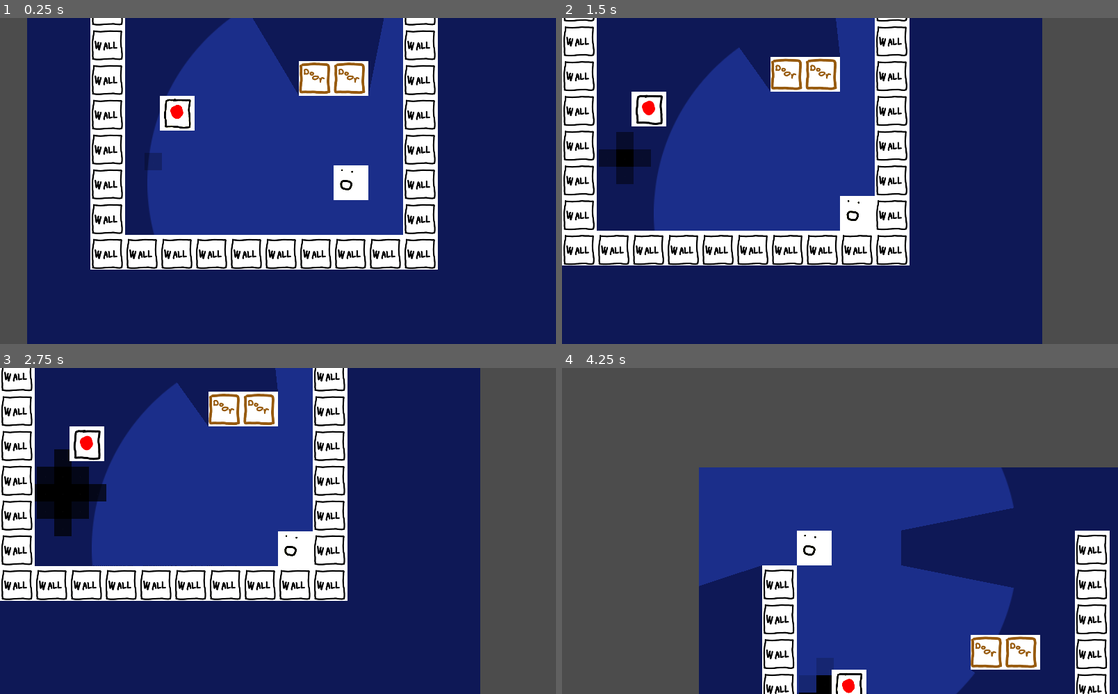
Above: before the commit, frames 1-4 (two rows, left to right).
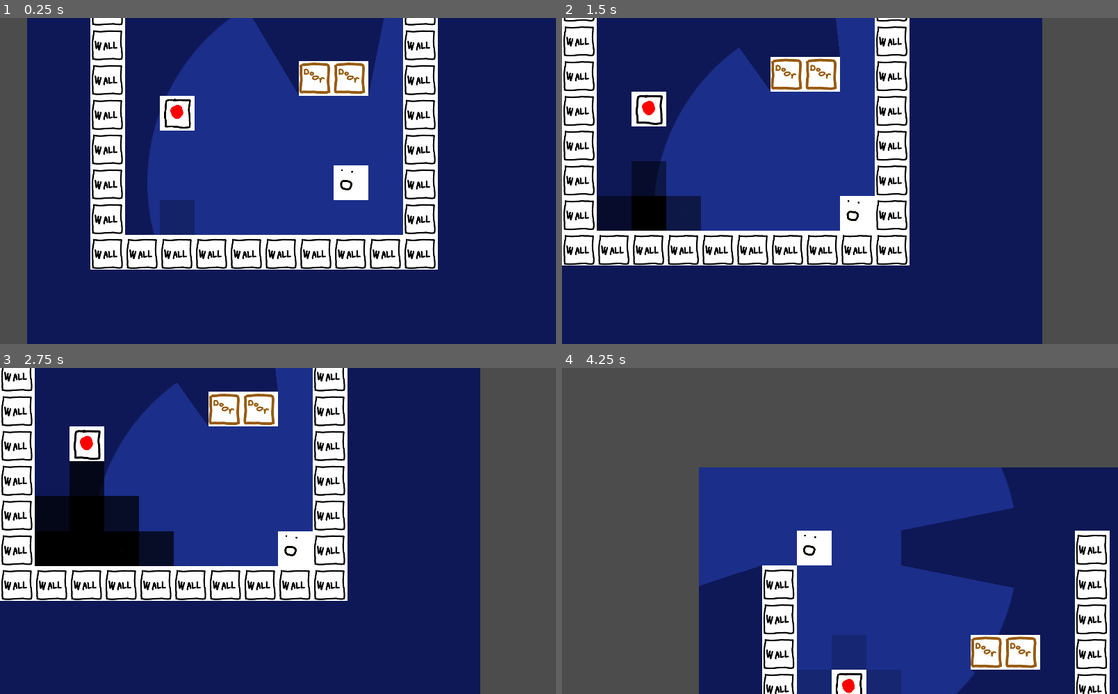
Above: after the commit, the same moments.

Repository: johnfn/LD50
Game: Godot game, scene res://MainScene.tscn
Two runs of this game, one before a commit and one after it. Both use one fixed random seed, a clock stepped at 60 frames per second and the inputs below.
Inputs:
- Up to frame 1 (0.25 s): no input
- Up to frame 2 (1.5 s): hold Right (ui_right) 0.53-1.28 s; tap X (advance_dialog) at 0.6, 1.35 s; hold Down (ui_down) from 1.28 s (still down)
- Up to frame 3 (2.75 s): release Down (ui_down) at 2.03 s; hold Right (ui_right) from 2.03 s (still down); tap X (advance_dialog) at 2.1 s
- Up to frame 4 (4.25 s): release Right (ui_right) at 2.78 s; hold Up (ui_up) 2.78-3.53 s; tap X (advance_dialog) at 2.85, 3.6 s; hold Left (ui_left) from 3.53 s (still down)

The runs differ from the first frame. In frame 1, 0.8% of the frame differs, in the area x 26-35%, y 41-67%; in frame 2, 3.3%; in frame 3, 4.8%, in the area x 6-32%, y 24-61%; in frame 4, 1.5%.

Commit message:
Added physics layer masks

Diff:
--- a/DialogTrigger.tscn
+++ b/DialogTrigger.tscn
@@ -6,6 +6,8 @@
 extents = Vector2( 320, 128 )
 
 [node name="DialogTrigger" type="Area2D"]
+collision_layer = 128
+collision_mask = 0
 script = ExtResource( 1 )
 
 [node name="Bounds" type="CollisionShape2D" parent="."]
--- a/Door.tscn
+++ b/Door.tscn
@@ -19,6 +19,8 @@
 region_rect = Rect2( 128, 0, 128, 128 )
 
 [node name="StaticBody" type="StaticBody2D" parent="."]
+collision_layer = 64
+collision_mask = 0
 
 [node name="CollisionShape" type="CollisionShape2D" parent="StaticBody"]
 position = Vector2( 64, 64 )
--- a/MainScene.tscn
+++ b/MainScene.tscn
@@ -10,7 +10,7 @@
 [ext_resource path="res://SwitchAndDoor.tscn" type="PackedScene" id=8]
 [ext_resource path="res://DialogTrigger.tscn" type="PackedScene" id=9]
 [ext_resource path="res://Dialog.tscn" type="PackedScene" id=10]
-[ext_resource path="res://Assets/PlayerLightCircle.png" type="Texture" id=11]
+[ext_resource path="res://assets/PlayerLightCircle.png" type="Texture" id=11]
 [ext_resource path="res://assets/Background.png" type="Texture" id=12]
 
 [sub_resource type="OccluderPolygon2D" id=1]
@@ -26,7 +26,8 @@
 
 [node name="ShadowSpawner" type="Node2D" parent="."]
 script = ExtResource( 4 )
-grid_offset = Vector2( 200, -300 )
+grid_offset = Vector2( 256, -128 )
+grid_size = 128.0
 
 [node name="Map" type="Node2D" parent="."]
 
--- a/Player.tscn
+++ b/Player.tscn
@@ -7,6 +7,8 @@
 extents = Vector2( 62, 62 )
 
 [node name="Player" type="KinematicBody2D"]
+collision_layer = 2
+collision_mask = 248
 script = ExtResource( 2 )
 
 [node name="Sprite" type="Sprite" parent="."]
--- a/Shadow.tscn
+++ b/Shadow.tscn
@@ -4,7 +4,7 @@
 [ext_resource path="res://scripts/shadow.gd" type="Script" id=2]
 
 [sub_resource type="RectangleShape2D" id=1]
-extents = Vector2( 32, 32 )
+extents = Vector2( 64, 64 )
 
 [node name="Shadow" type="StaticBody2D"]
 collision_layer = 4
@@ -12,9 +12,10 @@
 script = ExtResource( 2 )
 
 [node name="CollisionShape2D" type="CollisionShape2D" parent="."]
-position = Vector2( 32, 32 )
+position = Vector2( 64, 64 )
 shape = SubResource( 1 )
 
 [node name="Graphic" type="Sprite" parent="."]
+scale = Vector2( 2, 2 )
 texture = ExtResource( 1 )
 centered = false
--- a/Switch.tscn
+++ b/Switch.tscn
@@ -18,6 +18,8 @@
 region_rect = Rect2( 0, 0, 128, 128 )
 
 [node name="Area" type="Area2D" parent="."]
+collision_layer = 128
+collision_mask = 0
 
 [node name="Collision" type="CollisionShape2D" parent="Area"]
 position = Vector2( 64, 64 )
--- a/Wall.tscn
+++ b/Wall.tscn
@@ -18,6 +18,8 @@
 region_rect = Rect2( 0, 256, 128, 128 )
 
 [node name="StaticBody2D" type="StaticBody2D" parent="."]
+collision_layer = 16
+collision_mask = 0
 
 [node name="CollisionShape2D" type="CollisionShape2D" parent="StaticBody2D"]
 position = Vector2( 64, 64 )
--- a/project.godot
+++ b/project.godot
@@ -58,6 +58,7 @@
 2d_physics/layer_5="Wall"
 2d_physics/layer_6="Hole"
 2d_physics/layer_7="Nonstatic"
+2d_physics/layer_8="TriggerAreas"
 
 [physics]
 
--- a/scripts/shadow_spawner.gd
+++ b/scripts/shadow_spawner.gd
@@ -3,7 +3,7 @@
 var Shadow = preload("res://Shadow.tscn")
 
 export var grid_offset : Vector2 = Vector2.ZERO
-export var grid_size : float = 64
+export var grid_size : float = 128
 export var shadow_propogation_time : float = 1
 # TODO should this include the player?
 export var raycast_mask = 0b11100
